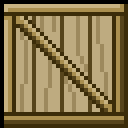
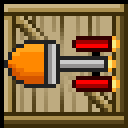
Comparing the layer stacks of the two 128 x 128 images. Changes:
added group "rocket" with 6 layers above "dynamite" over 4, 24, 120, 104
added layer "left" in group "rocket" over 4, 36, 120, 92
added layer "Layer 6 copy" in group "rocket" over 40, 60, 80, 68
added group "wood crate" with 40 layers over 4, 24, 120, 104
moved "Layer 4" into group "wood crate" over 4, 24, 120, 104
moved "border highlight" into group "wood crate" over 4, 24, 120, 104
moved "border normal" into group "wood crate" over 4, 24, 120, 104
moved "border shadow" into group "wood crate" over 4, 24, 120, 104
moved "border outline" into group "wood crate" over 4, 24, 120, 104
moved "bg normal" into group "wood crate" over 16, 24, 112, 104
moved "bg shadow" into group "wood crate" over 20, 24, 108, 104
